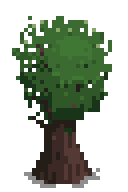
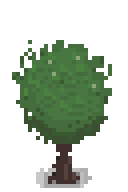
Revision of a layered 128 x 192 image; what changed, layer by layer:
painted on "tree01.png" over left=12, top=16, right=112, bottom=188
